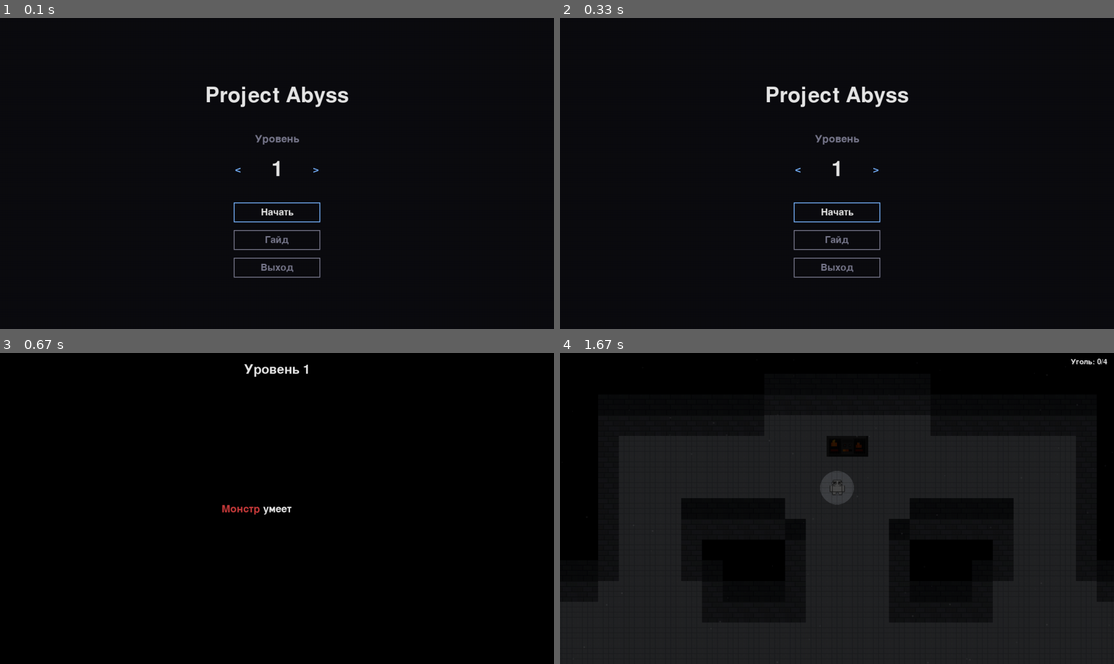
Above: before the commit, frames 1-4 (two rows, left to right).
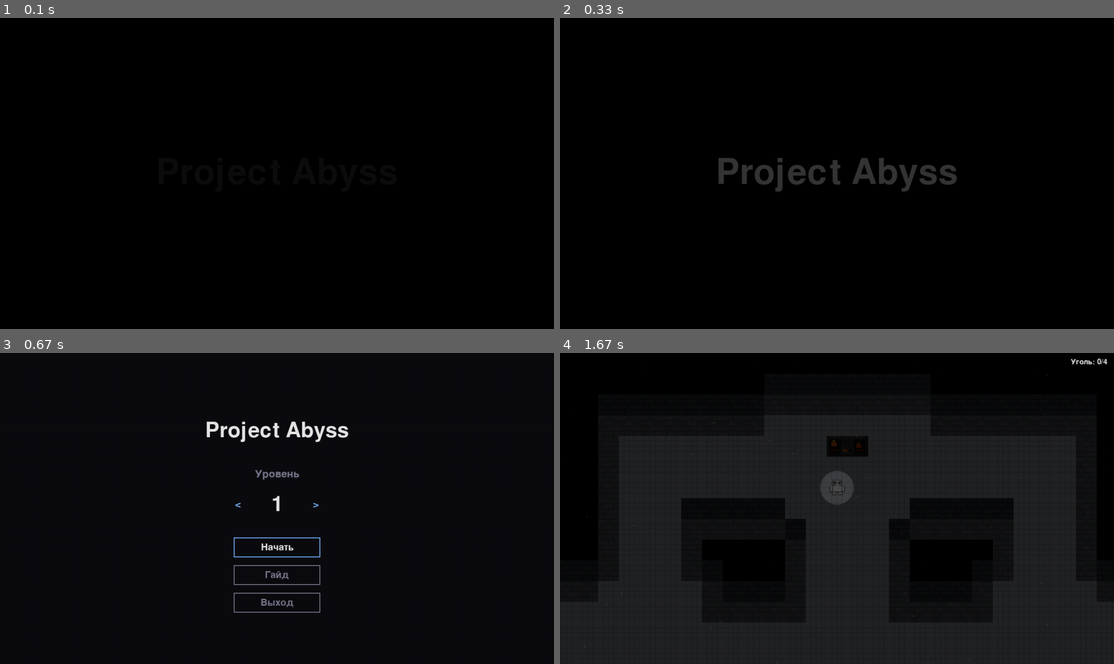
Above: after the commit, the same moments.

Repository: sser1to/pygame_project
Game: pygame game, started from main.py
Two runs of this game, one before a commit and one after it. Both use one fixed random seed, a clock stepped at 60 frames per second and the inputs below.
Inputs:
- Up to frame 1 (0.1 s): no input
- Up to frame 2 (0.33 s): no input
- Up to frame 3 (0.67 s): tap Enter at 0.33 s
- Up to frame 4 (1.67 s): tap Enter at 0.67, 1.5 s

The runs differ from the first frame. In frame 1, 1.6% of the frame differs, in the area x 37-63%, y 21-84%; in frame 2, 3.0%, in the area x 28-72%, y 21-84%; in frame 3, 1.9%; in frame 4, nothing differs.

Commit message:
add splash screen

Diff:
--- a/main.py
+++ b/main.py
@@ -71,6 +71,7 @@
     run_message_screen,
     run_menu,
     run_note_screen,
+    run_splash_screen,
     toggle_fullscreen,
 )
 from world import (
@@ -440,9 +441,14 @@
 
 def main():
     pygame.init()
+    pygame.display.set_caption("Project Abyss")
     screen = pygame.display.set_mode((SCREEN_WIDTH, SCREEN_HEIGHT), pygame.FULLSCREEN)
     clock = pygame.time.Clock()
     pygame.mouse.set_visible(False)
+
+    if run_splash_screen(screen, clock) == "quit":
+        pygame.quit()
+        return
 
     unlocked_level = load_progress()
     last_selected_level = unlocked_level
--- a/settings.py
+++ b/settings.py
@@ -84,7 +84,7 @@
 
 MONSTER_SMELL_INTERVAL = 5.0
 MONSTER_SMELL_RANGE_TILES = 10
-MONSTER_SMELL_SPEED = 210
+MONSTER_SMELL_SPEED = 200
 MONSTER_PASSIVE_SPEED = 100
 MONSTER_HEARING_RANGE_TILES = 20
 MONSTER_STOP_DISTANCE = 8
--- a/ui.py
+++ b/ui.py
@@ -453,9 +453,9 @@
 
 
 def run_guide_screen(screen, clock):
-    font = pygame.font.SysFont(None, 30)
-    header_font = pygame.font.SysFont(None, 44)
-    title_font = pygame.font.SysFont(None, 34)
+    font = pygame.font.SysFont(None, 24)
+    header_font = pygame.font.SysFont(None, 36)
+    title_font = pygame.font.SysFont(None, 28)
     prompt_font = pygame.font.SysFont(None, 28)
 
     sections = [
@@ -491,7 +491,8 @@
             "Прочее",
             [
                 "- Темнота - появляется случайным образом на карте и ограничивает видимость",
-                "- Замерзание - на некоторых уровнях игрок в темноте начинает замерзать, если не выйти из темноты или не воспользоваться свечой, то игрок умрет",
+                "- Замерзание - на некоторых уровнях игрок в темноте начинает замерзать, если не выйти из темноты или",
+                "не воспользоваться свечой, то игрок умрет",
                 "- Голод - на некоторых уровнях игрок испытывает голод, если вовремя не съесть яблоко, то игрок умрет",
             ],
         ),
@@ -705,6 +706,42 @@
             screen.blit(surface, rect)
 
         pygame.display.flip()
+
+
+def run_splash_screen(screen, clock):
+    big_font = pygame.font.SysFont(None, 120)
+    text_surface = big_font.render("Project Abyss", True, (255, 255, 255))
+    text_rect = text_surface.get_rect(center=(SCREEN_WIDTH // 2, SCREEN_HEIGHT // 2))
+    elapsed = 0.0
+    duration = 5.0
+
+    while elapsed < duration:
+        dt = clock.tick(60) / 1000.0
+        for event in pygame.event.get():
+            if event.type == pygame.QUIT:
+                return "quit"
+            if event.type == pygame.KEYDOWN:
+                if event.key == pygame.K_F11:
+                    screen = toggle_fullscreen()
+                    continue
+                if event.key in (pygame.K_RETURN, pygame.K_KP_ENTER, pygame.K_ESCAPE, pygame.K_SPACE):
+                    return "ok"
+
+        elapsed += dt
+        alpha = 0
+        if elapsed < 1.5:
+            alpha = int((elapsed / 1.5) * 255)
+        elif elapsed < 3.5:
+            alpha = 255
+        else:
+            t = (elapsed - 3.5) / 1.5
+            alpha = int(max(0, 255 * (1 - t)))
+
+        screen.fill((0, 0, 0))
+        text_surface.set_alpha(alpha)
+        screen.blit(text_surface, text_rect)
+        pygame.display.flip()
+    return "ok"
 
 
 def run_menu(screen, clock, initial_level, unlocked_level):
